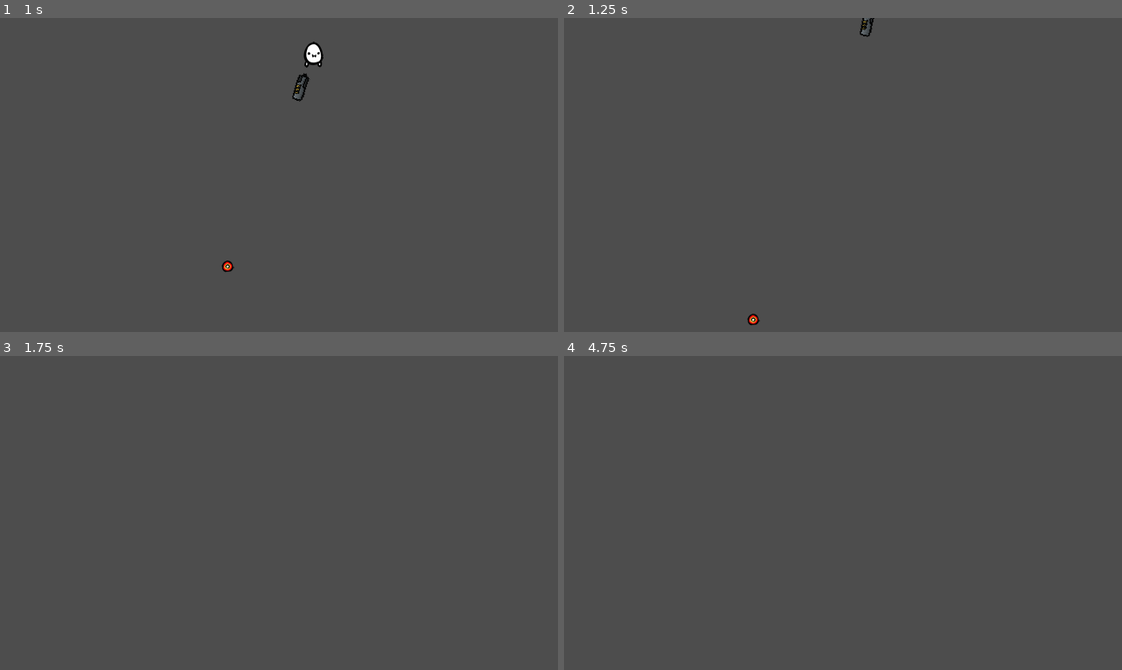
Above: before the commit, frames 1-4 (two rows, left to right).
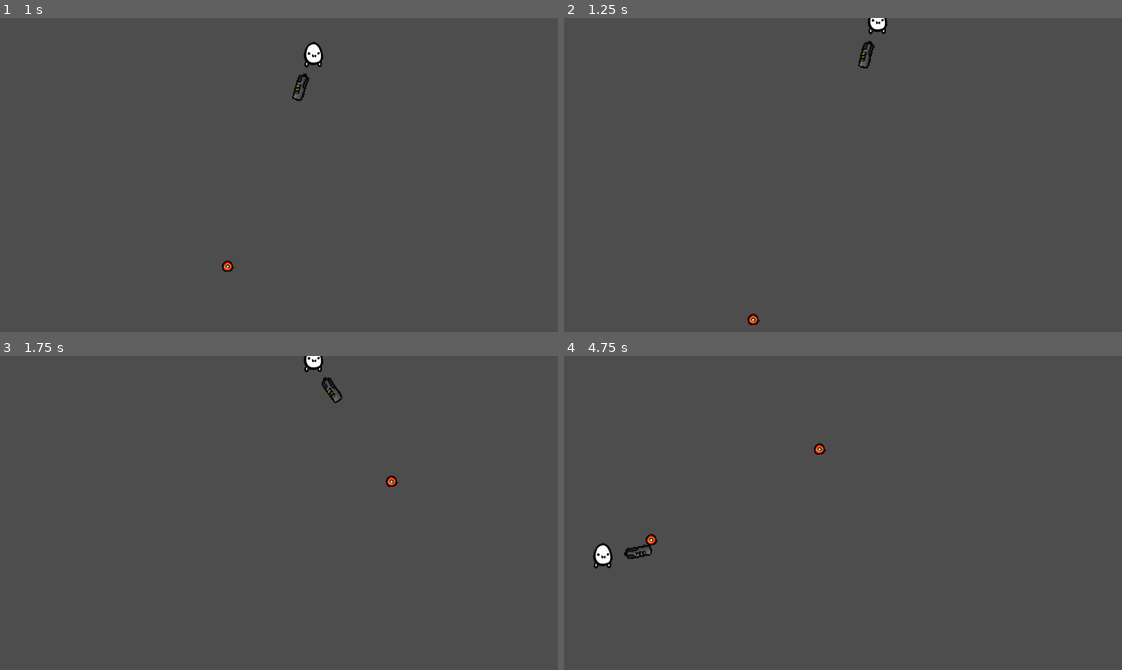
Above: after the commit, the same moments.

Repository: snowWolf350/topdown
Game: Godot game, scene res://Scenes/game.tscn
Same seed, same stepped clock (60 frames per second), same inputs: the game is played once before the commit and once after it.
Inputs (mouse positions are in pixels of both pictures, inside the frame that each line leads up to):
- Up to frame 1 (1 s): tap Enter at 0.5 s; move the mouse to (251, 237) at 0.52 s; hold W (up) from 0.53 s (still down); click (251, 237) at 0.6 s
- Up to frame 2 (1.25 s): keep holding W (up)
- Up to frame 3 (1.75 s): keep holding W (up); move the mouse to (446, 560) at 1.27 s; click (446, 560) at 1.35 s
- Up to frame 4 (4.75 s): move the mouse to (675, 465) at 2.02 s; release W (up) at 2.03 s; hold A (left) 2.03-3.53 s; click (675, 465) at 2.1 s; move the mouse to (870, 513) at 2.77 s; click (870, 513) at 2.85 s; move the mouse to (759, 434) at 3.52 s; hold S (down) 3.53-4.28 s; click (759, 434) at 3.6 s; move the mouse to (965, 497) at 4.27 s; hold D (right) from 4.28 s (still down); click (965, 497) at 4.35 s

Frame 1 is identical in both runs. In frame 2, 0.3% of the frame differs, in the area x 52-58%, y 0-17%; in frame 3, 0.3%; in frame 4, 0.5%, in the area x 5-48%, y 27-68%.

Commit message:
Added bullet collisions

Diff:
--- a/Scenes/bullet.tscn
+++ b/Scenes/bullet.tscn
@@ -6,7 +6,6 @@
 [sub_resource type="CircleShape2D" id="CircleShape2D_cuoye"]
 
 [node name="Bullet" type="Area2D" unique_id=1519333801]
-collision_layer = 2
 script = ExtResource("1_xjght")
 
 [node name="CollisionShape2D" type="CollisionShape2D" parent="." unique_id=1728637509]
@@ -15,4 +14,4 @@
 [node name="Sprite2D" type="Sprite2D" parent="." unique_id=1201274522]
 texture = ExtResource("2_oduel")
 
-[connection signal="area_entered" from="." to="." method="_on_area_entered"]
+[connection signal="body_entered" from="." to="." method="_on_body_entered"]
--- a/Scenes/game.tscn
+++ b/Scenes/game.tscn
@@ -39,11 +39,11 @@
 }],
 "loop": 1,
 "name": &"default",
-"speed": 12.0
+"speed": 6.0
 }]
 
-[sub_resource type="RectangleShape2D" id="RectangleShape2D_ycag2"]
-size = Vector2(1985, 55)
+[sub_resource type="WorldBoundaryShape2D" id="WorldBoundaryShape2D_cuoye"]
+normal = Vector2(-0.012664793, -0.99991983)
 
 [node name="Game" type="Node2D" unique_id=927281506]
 
@@ -57,7 +57,7 @@
 
 [node name="AnimatedSprite2D" type="AnimatedSprite2D" parent="Player" unique_id=1407149427]
 sprite_frames = SubResource("SpriteFrames_oh3h3")
-frame_progress = 0.11011728
+frame_progress = 0.9629042
 
 [node name="GunPivot" type="Node2D" parent="Player" unique_id=1567654233]
 
@@ -68,10 +68,9 @@
 [node name="shootPoint" type="Node2D" parent="Player/GunPivot" unique_id=1242209814]
 position = Vector2(-56, -3)
 
-[node name="wall" type="Area2D" parent="." unique_id=1733927009]
-position = Vector2(333, -80)
-collision_mask = 2
+[node name="wall" type="StaticBody2D" parent="." unique_id=132063950]
 
-[node name="CollisionShape2D" type="CollisionShape2D" parent="wall" unique_id=404368603]
-scale = Vector2(0.51536196, 2.3488379)
-shape = SubResource("RectangleShape2D_ycag2")
+[node name="CollisionShape2D" type="CollisionShape2D" parent="wall" unique_id=2120401485]
+position = Vector2(315, -6)
+rotation = -3.1289275
+shape = SubResource("WorldBoundaryShape2D_cuoye")
--- a/Scripts/bullet.gd
+++ b/Scripts/bullet.gd
@@ -10,8 +10,6 @@
 func _process(delta: float) -> void:
 	position -= aimDir * delta * bulletSpeed
 
-
-
-func _on_area_entered(area: Area2D) -> void:
-	print(area.name)
+func _on_body_entered(body: Node2D) -> void:
+	print(body.name)
 	queue_free()
--- a/Scripts/character_body_2d.gd
+++ b/Scripts/character_body_2d.gd
@@ -23,7 +23,7 @@
 	if(Input.is_action_just_pressed("shoot")):
 		var bulletSpawned : Node2D = bulletPrefab.instantiate()
 		bulletSpawned.SetAimDir(aimDir)
-		get_tree().root.add_child(bulletSpawned)
+		get_tree().current_scene.add_child(bulletSpawned)
 		bulletSpawned.global_position = shootPoint.global_position
 
 func handleInput() ->void :
